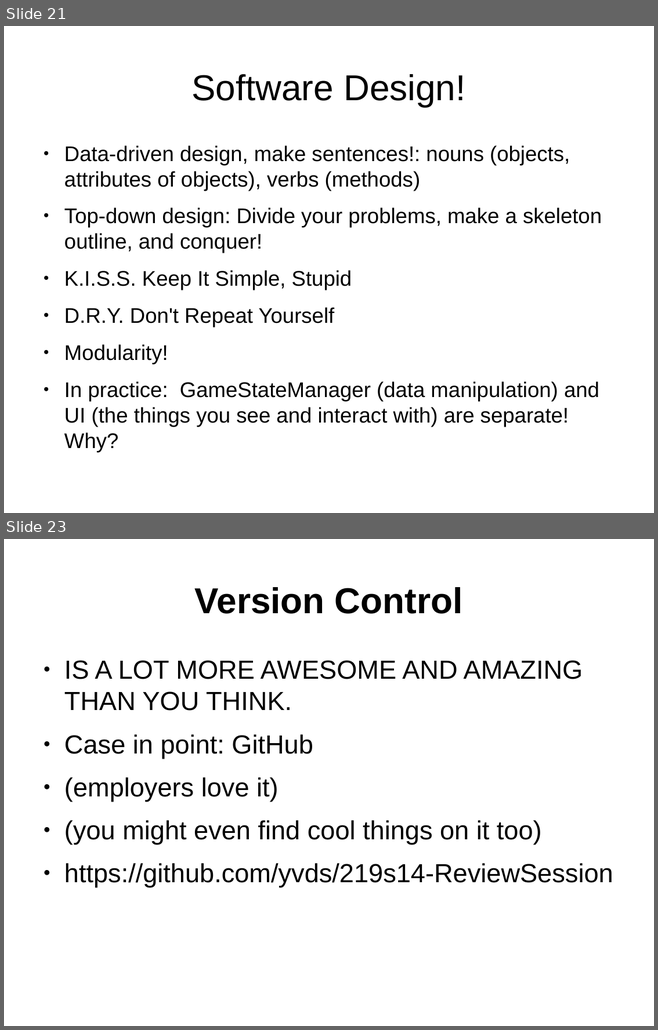
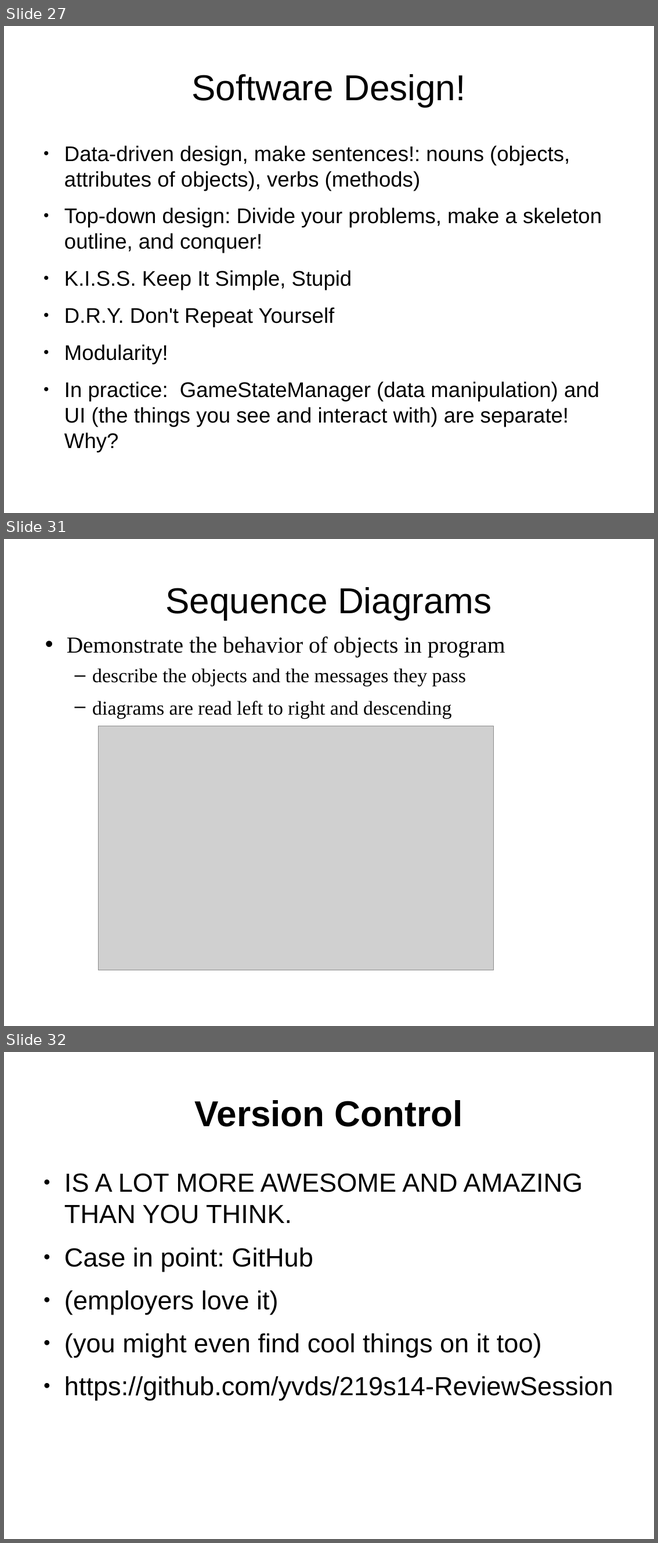
Before and after one commit to yv444/cse219-review, a slide deck: midterm_review.odp. Shown one above the other, each under a label of ours: slides 21 and 23 before the commit, slides 27, 31 and 32 after it; the slides between them are not shown. The pictures are 658x1030 and 658x1543 pixels, drawn with LibreOffice and Linux fonts; fonts in the diff are those of the drawing; grey boxes stand for pictures. Boxes give left, top, right and bottom in pixels: in the first picture for what was removed or moved away, otherwise in the second. Text is boxed around its words. In the diff, an @@ line names an element or a change of style, - is before the commit and + after.

```diff
--- a/midterm_review.odp
+++ b/midterm_review.odp
@@ slide 31 added at bbox=[4, 539, 654, 1026], background #FFFFFF @@
@@ title added at bbox=[165, 587, 492, 620], 44 pt, text #000000 @@
+Sequence Diagrams
@@ text added at bbox=[67, 636, 505, 719], 24 pt, text #000000 @@
+• Demonstrate the behavior of objects in program
+  – describe the objects and the messages they pass
+  – diagrams are read left to right and descending
@@ picture added at bbox=[99, 726, 494, 971] @@
@@ what was slide 21 is now slide 27 @@
@@ what was slide 23 is now slide 32 @@
```
Also in this commit, not shown: 3 slides changed, 8 other slides added, 2 other files.
